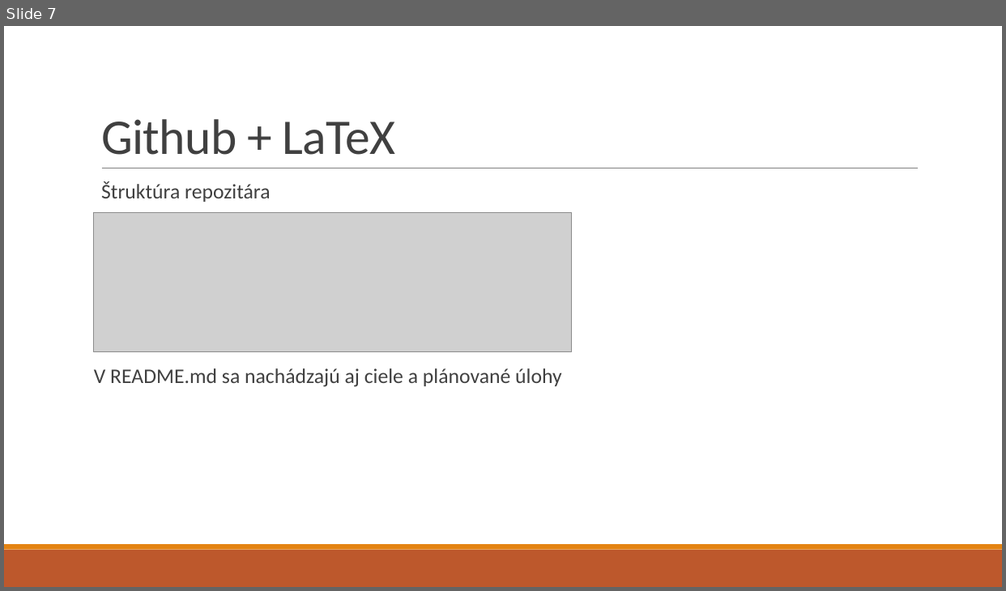
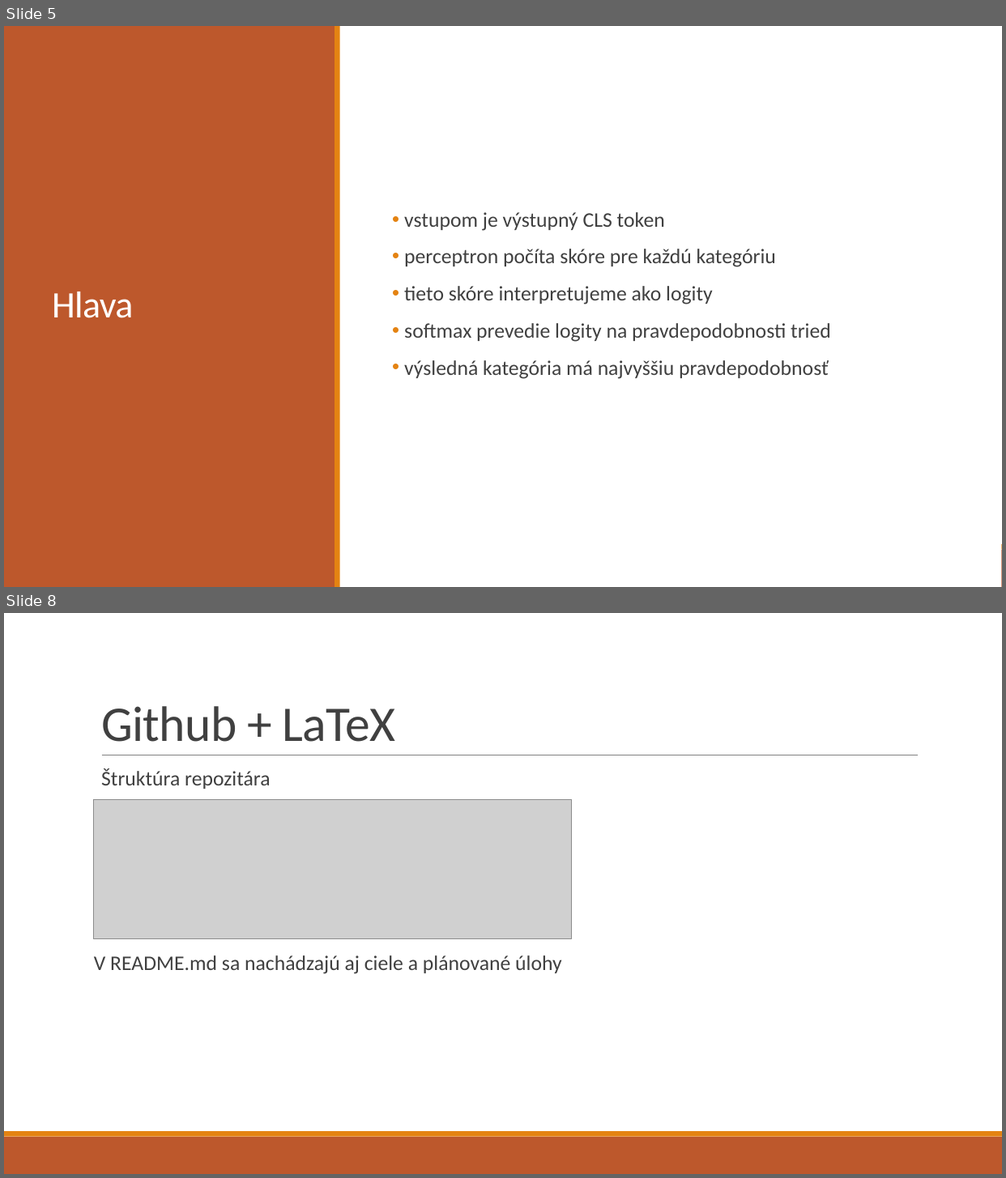
Before and after one commit to BushDemon/ViT-prototype-classification, a slide deck: docs/presentation/Vizuálny transformer so sekundárnym vynorením.pptx. Shown one above the other, each under a label of ours: slide 7 before the commit, slides 5 and 8 after it; the slides between them are not shown. The pictures are 1006x591 and 1006x1178 pixels, drawn with LibreOffice and Linux fonts; fonts in the diff are those of the drawing; grey boxes stand for pictures. Boxes give left, top, right and bottom in pixels: in the first picture for what was removed or moved away, otherwise in the second. Text is boxed around its words. In the diff, an @@ line names an element or a change of style, - is before the commit and + after.

```diff
--- a/docs/presentation/Vizuálny transformer so sekundárnym vynorením.pptx
+++ b/docs/presentation/Vizuálny transformer so sekundárnym vynorením.pptx
@@ slide 5 added at (4, 26, 1002, 587), background #FFFFFF; not listed: 2 template elements that a slide beside it also shows @@
@@ rectangle added at (4, 26, 1002, 587), fill #FFFFFF @@
@@ rectangle added at (4, 26, 335, 587), fill #BD582C @@
@@ rectangle added at (335, 26, 340, 587), fill #E48312 @@
@@ text added at (404, 212, 831, 379), 20 pt, text #404040 @@
+• vstupom je výstupný CLS token
+• perceptron počíta skóre pre každú kategóriu
+• tieto skóre interpretujeme ako logity
+• softmax prevedie logity na pravdepodobnosti tried
+• výsledná kategória má najvyššiu pravdepodobnosť
@@ title added at (52, 292, 133, 318), 36 pt, text #FFFFFF @@
+Hlava
@@ what was slide 7 is now slide 8 @@
```
Also in this commit, not shown: 5 slides changed, 3 other slides added, 2 slides removed, 3 other files.
